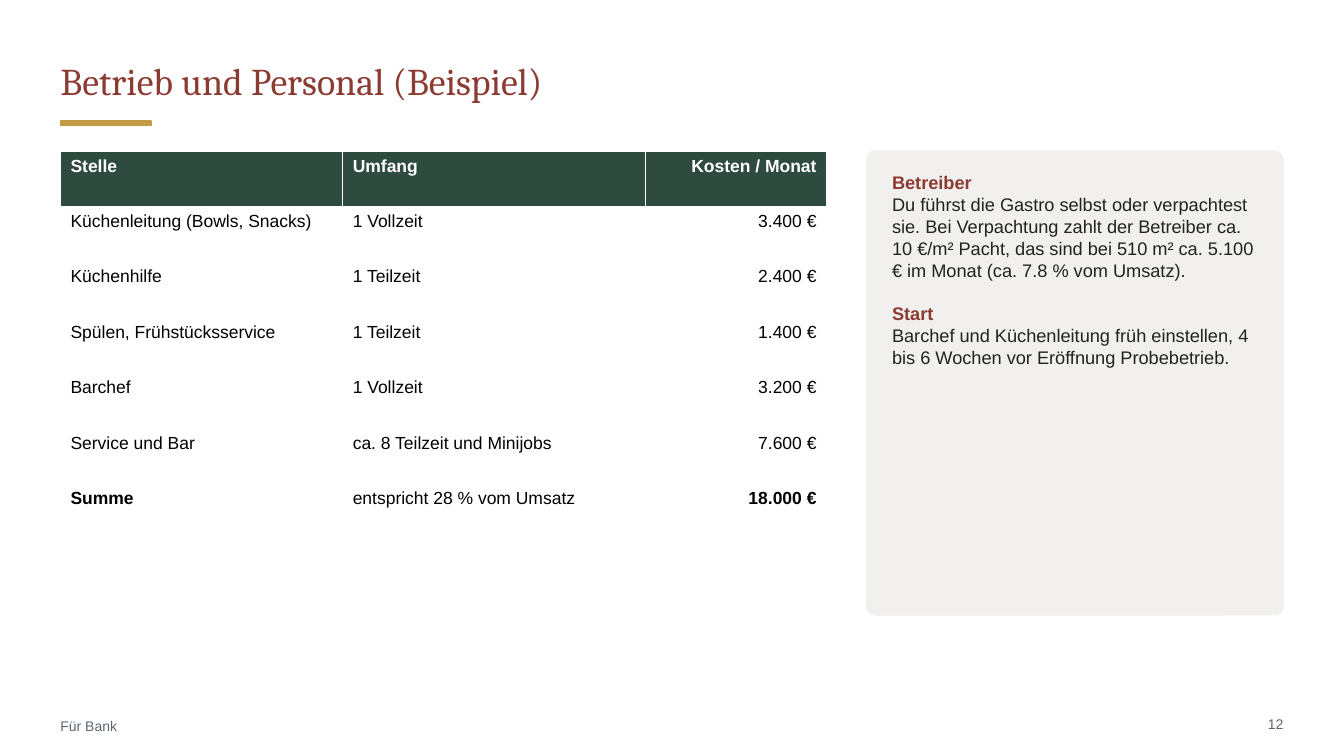
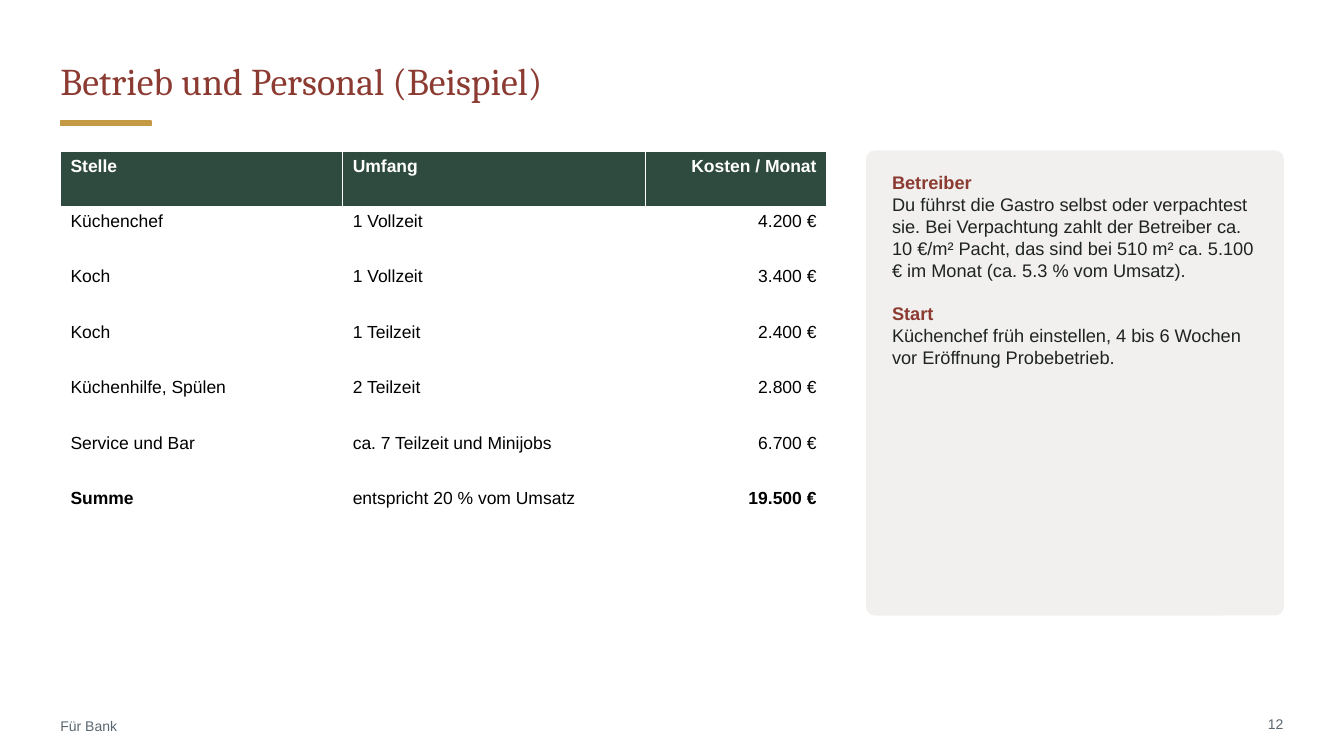
Before and after one commit to CartoonUsername/bau-projekt, a slide deck: slide 12 of praesentation/Neue-Mitte-Werlte_Baufeld3_Gastro-Konzept.pptx. Drawn at 1344x756 pixels with LibreOffice and Linux fonts; fonts in the diff are those of the drawing. Boxes give left, top, right and bottom in pixels: in the first picture for what was removed or moved away, otherwise in the second. Text is boxed around its words. In the diff, an @@ line names an element or a change of style, - is before the commit and + after.

```diff
--- a/praesentation/Neue-Mitte-Werlte_Baufeld3_Gastro-Konzept.pptx
+++ b/praesentation/Neue-Mitte-Werlte_Baufeld3_Gastro-Konzept.pptx
@@ table at (x1=60, y1=151, x2=827, y2=512) @@
-row 2, column 1: Küchenleitung (Bowls, Snacks)
+row 2, column 1: Küchenchef
-row 2, column 3: 3.400 €
+row 2, column 3: 4.200 €
-row 3: Küchenhilfe | 1 Teilzeit | 2.400 €
+row 3: Koch | 1 Vollzeit | 3.400 €
-row 4, column 1: Spülen, Frühstücksservice
+row 4, column 1: Koch
-row 4, column 3: 1.400 €
+row 4, column 3: 2.400 €
-row 5: Barchef | 1 Vollzeit | 3.200 €
+row 5: Küchenhilfe, Spülen | 2 Teilzeit | 2.800 €
-row 6, column 2: ca. 8 Teilzeit und Minijobs
+row 6, column 2: ca. 7 Teilzeit und Minijobs
-row 6, column 3: 7.600 €
+row 6, column 3: 6.700 €
-row 7, column 2: entspricht 28 % vom Umsatz
+row 7, column 2: entspricht 20 % vom Umsatz
-row 7, column 3: 18.000 €
+row 7, column 3: 19.500 €
@@ text at (x1=892, y1=197, x2=1253, y2=281): text changed @@
-Du führst die Gastro selbst oder verpachtest sie. Bei Verpachtung zahlt der Betreiber ca. 10 €/m² Pacht, das sind bei 510 m² ca. 5.100 € im Monat (ca. 7.8 % vom Umsatz).
+Du führst die Gastro selbst oder verpachtest sie. Bei Verpachtung zahlt der Betreiber ca. 10 €/m² Pacht, das sind bei 510 m² ca. 5.100 € im Monat (ca. 5.3 % vom Umsatz).
@@ text at (x1=892, y1=328, x2=1241, y2=368): text changed @@
-Barchef und Küchenleitung früh einstellen, 4 bis 6 Wochen vor Eröffnung Probebetrieb.
+Küchenchef früh einstellen, 4 bis 6 Wochen vor Eröffnung Probebetrieb.
```
Also in this commit, not shown: 12 other slides changed, 9 other files.
